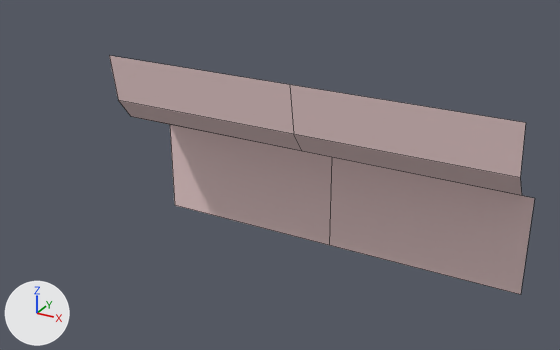
An edit to the FBX model Assets/models/environment/castle_tower_medium_endpiece_01_straight.fbx, drawn before and after from the same camera.
Both versions are drawn from a 50 mm lens placed at (10.07, -13.18, 7.96), pointed at (3.87, -1.91, 2.32). Arrows for +X, +Y and +Z are at lower left; the lights stay in place. Mesh edges are drawn as thin lines. Where no turn or scale is listed for an object, it has been applied to the vertices.

The first picture shows 'castle_tower_medium_endpiece_01_straight'.
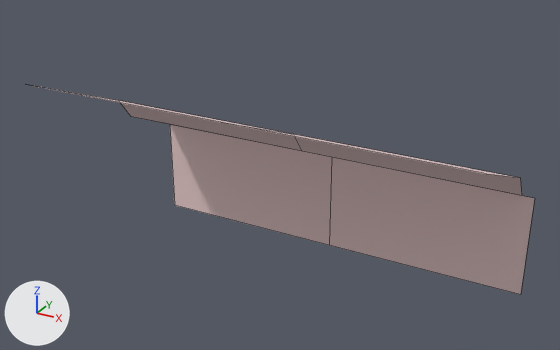
What differs and where, as boxes (x1, y1, x2, y2) in the pictures (560 x 350 px; the box of a moved part takes in the faces that stretch with it):
'castle_tower_medium_endpiece_01_straight', reshaped (17% wider, 12% shorter)
    before: (109, 56, 535, 295)
    after: (36, 86, 535, 295)
part 1 of me_mesh, moved or reshaped
    before: (109, 56, 526, 178)
    after: (36, 86, 519, 178)

Edits to the bpy script that builds the scene:
```text
Change me_mesh:
    where me_mesh.from_pydata(...)  # 15 vertices, 8 faces; spans x 0.0..8.0, y -1.8..0.0, z 0.0..4.01
    used by ob_castle_tower_medium_endpiece_01_straight; location = (0.0, 0.0, 0.0)
    before: 2 (8.0, -1.8, 4.01) at pixel (525, 122), 8 (4.0, -1.8, 4.01) at pixel (289, 84), 13 (0.0, -1.8, 4.01) at pixel (109, 55)
    me_mesh part 1
    add for i in [2, 8, 13]: me_mesh.vertices[i].co += Vector((0.0, -2.19, 0.0))
```
